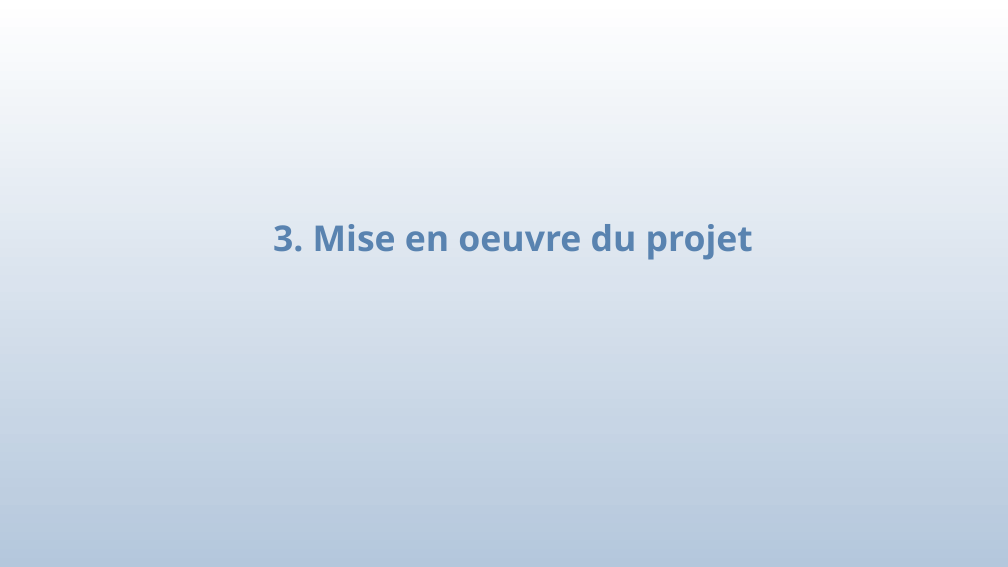
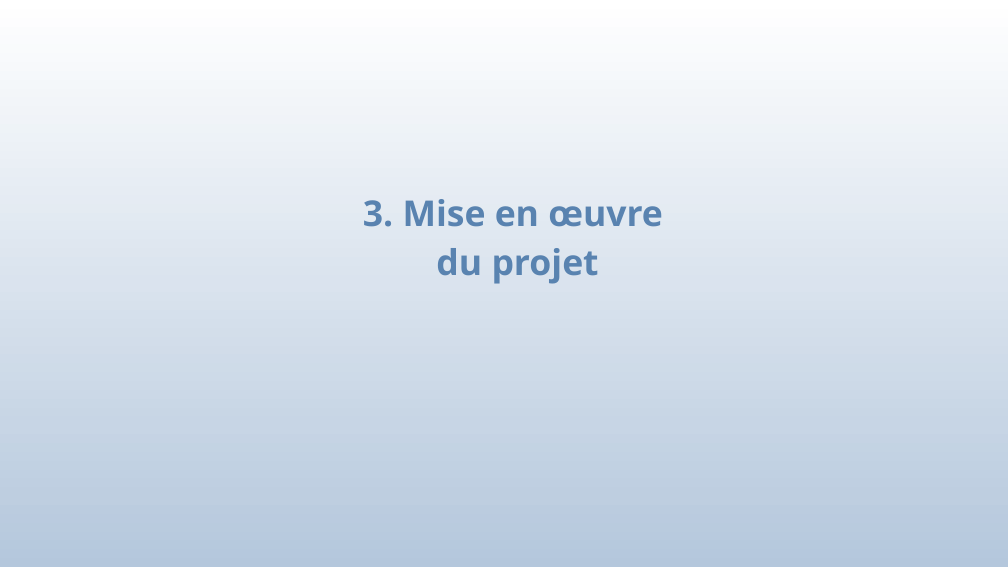
Before and after one commit to bauj/AJC_projet_belib, a slide deck: slide 19 of presentation_projetV2.odp. Drawn at 1008x567 pixels with LibreOffice and Linux fonts; fonts in the diff are those of the drawing. Boxes give left, top, right and bottom in pixels: in the first picture for what was removed or moved away, otherwise in the second. Text is boxed around its words. In the diff, an @@ line names an element or a change of style, - is before the commit and + after.

```diff
--- a/presentation_projetV2.odp
+++ b/presentation_projetV2.odp
@@ text at <box>363,199,663,284</box>: text changed @@
-3. Mise en oeuvre du projet
+3. Mise en œuvre
+du projet
```
Also in this commit, not shown: 18 other slides changed, 3 other files.
